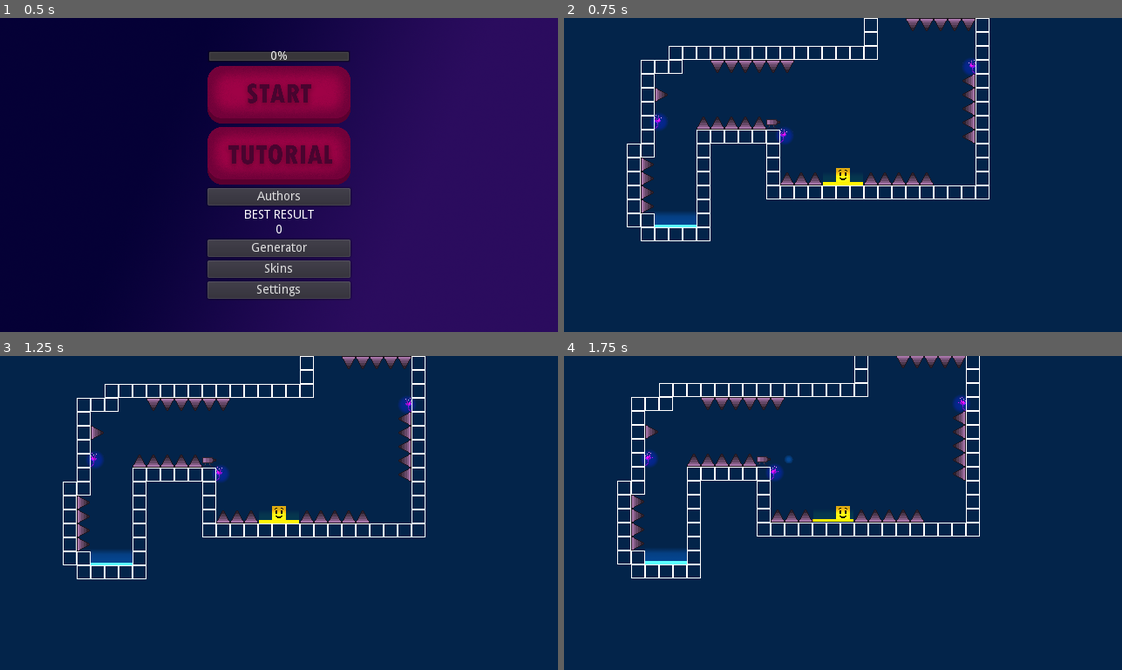
Above: before the commit, frames 1-4 (two rows, left to right).
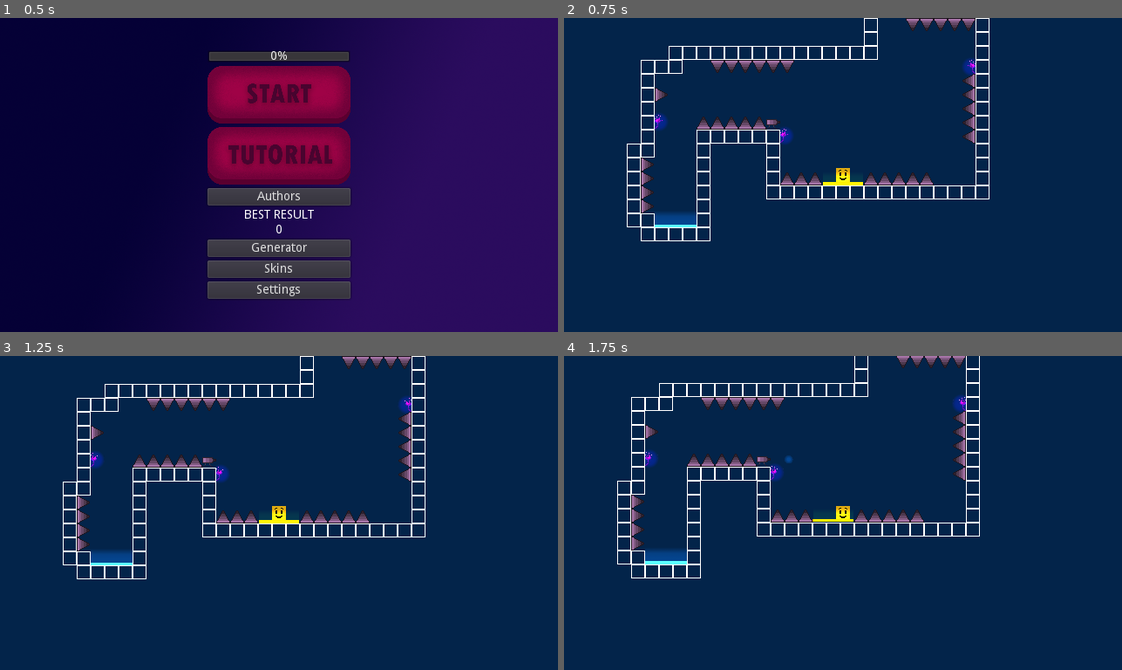
Above: after the commit, the same moments.

Repository: DanisGaleev/Gravity
Game: Godot game, scene res://scenes/menu/menu/Menu.tscn
The game is run twice, just before and just after one commit, with the same random seed, the same clock (stepped at 60 frames per second) and the same inputs. The engine's default icon, where the game draws it, is replaced by a stand-in: a white triangle on a blue panel in a dark square.
Inputs (mouse positions are in pixels of both pictures, inside the frame that each line leads up to):
- Up to frame 1 (0.5 s): no input
- Up to frame 2 (0.75 s): click (843, 93) at 0.5 s
- Up to frame 3 (1.25 s): no input
- Up to frame 4 (1.75 s): tap Enter (respawn) at 1.25 s; move the mouse to (965, 497) at 1.27 s; hold D (right) from 1.28 s (still down); hold Mouse wheel up (zoom_in) from 1.28 s (still down)

Frame 1 is identical in both runs. In frame 2, less than 0.1% of the frame differs, in the area x 15-75%, y 13-40%; in frame 3, less than 0.1%; in frame 4, less than 0.1%, in the area x 13-73%, y 13-40%.

Commit message:
расставил факелы, пофиксил тени

Diff:
--- a/scenes/entities/bullet/Bullet.tscn
+++ b/scenes/entities/bullet/Bullet.tscn
@@ -15,6 +15,9 @@
 rotation = 3.14159
 scale = Vector2( 0.12, 0.12 )
 texture = ExtResource( 3 )
+color = Color( 0.470588, 0.976471, 1, 1 )
+shadow_enabled = true
+shadow_color = Color( 0.690196, 0.117647, 0.917647, 0 )
 
 [node name="Sprite" type="Sprite" parent="."]
 visible = false
--- a/scenes/entities/torch/Torch.tscn
+++ b/scenes/entities/torch/Torch.tscn
@@ -79,7 +79,7 @@
 position = Vector2( 8, 0 )
 frames = SubResource( 5 )
 animation = "timur"
-frame = 1
+frame = 3
 playing = true
 
 [node name="Light2D" type="Light2D" parent="AnimatedSprite"]
@@ -87,6 +87,7 @@
 scale = Vector2( 0.28, 0.28 )
 texture = ExtResource( 2 )
 color = Color( 0.917647, 0.282353, 0.952941, 1 )
+shadow_enabled = true
 
 [node name="CollisionShape2D" type="CollisionShape2D" parent="."]
 position = Vector2( 3, 0 )
--- a/scenes/levels/plot_levels/Level6.tscn
+++ b/scenes/levels/plot_levels/Level6.tscn
@@ -55,21 +55,21 @@
 tile_data = PoolIntArray( 393234, 1073741835, 0, 393240, -536870901, 0, 458776, -536870901, 0, 458793, -1073741813, 0,  …(932 unchanged characters)…
 
 [node name="toarches" type="Node2D" parent="."]
-visible = false
 
 [node name="toarch" parent="toarches" instance=ExtResource( 3 )]
-position = Vector2( 320, 152 )
+position = Vector2( 368, 136 )
 scale = Vector2( -1, 1 )
 
 [node name="toarch2" parent="toarches" instance=ExtResource( 3 )]
-position = Vector2( 368, 248 )
+position = Vector2( 304, 280 )
 scale = Vector2( -1, 1 )
 
 [node name="toarch3" parent="toarches" instance=ExtResource( 3 )]
-position = Vector2( 496, 216 )
+position = Vector2( 624, 296 )
 
 [node name="toarch4" parent="toarches" instance=ExtResource( 3 )]
-position = Vector2( 720, 168 )
+position = Vector2( 576, 104 )
+scale = Vector2( -1, 1 )
 
 [node name="Turret" parent="." instance=ExtResource( 8 )]
 position = Vector2( 392, 216 )
Not shown, changed: export_presets.cfg
Not shown, added: export/gravity.html
Not shown, changed: export/gravity.js
Not shown, changed: export/gravity.pck
Not shown, changed: export/gravity.wasm
Not shown, changed: export/gravity32.exe
Not shown, changed: export/gravity64.exe
